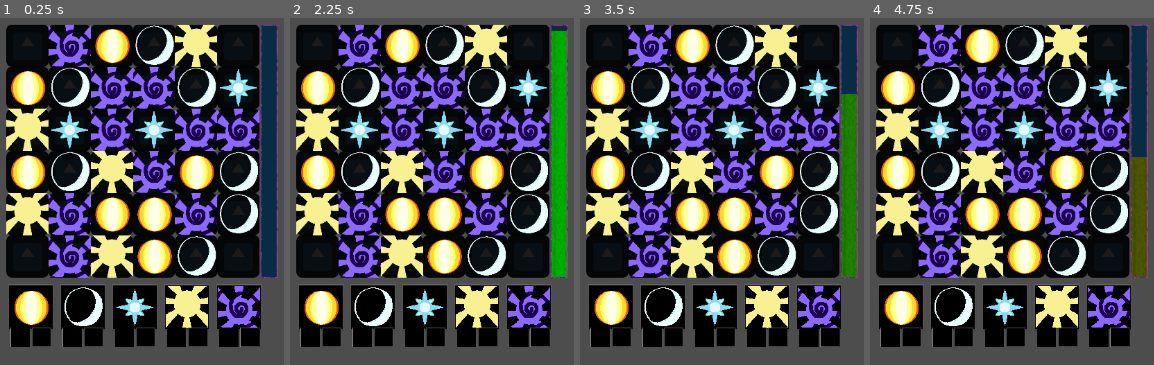
Above: before the commit, frames 1-4 (left to right).
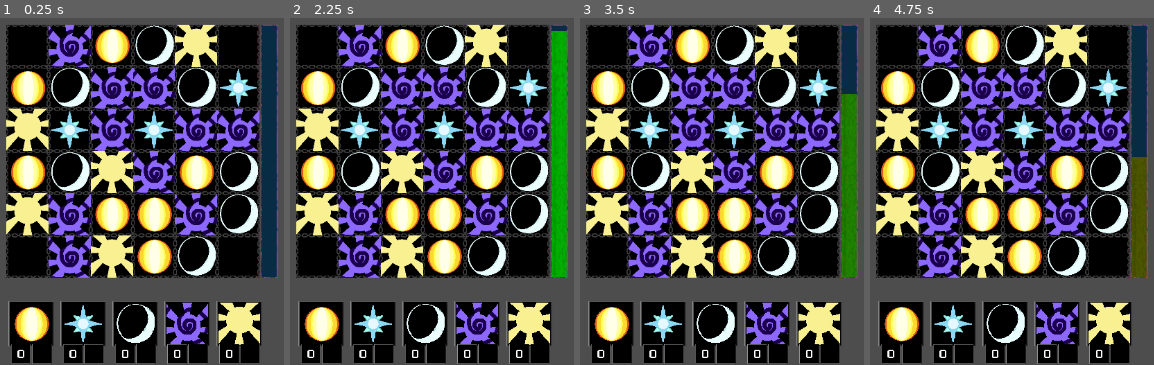
Above: after the commit, the same moments.

Repository: c0vvb0yy/match3
Game: Godot game, scene res://Entities/Game.tscn
The game is run twice, just before and just after one commit, with the same random seed, the same clock (stepped at 60 frames per second) and the same inputs. The engine's default icon, where the game draws it, is replaced by a stand-in: a white triangle on a blue panel in a dark square.
Inputs (mouse positions are in pixels of both pictures, inside the frame that each line leads up to):
- Up to frame 1 (0.25 s): no input
- Up to frame 2 (2.25 s): tap Enter at 0.5, 2 s; move the mouse to (outside the picture) at 0.52 s; click (outside the picture) at 0.6 s; tap Space at 1.25 s; move the mouse to (outside the picture) at 1.27 s; click (outside the picture) at 1.35 s; move the mouse to (511, 42) at 2.02 s; click (511, 42) at 2.1 s
- Up to frame 3 (3.5 s): tap Space at 2.75 s; move the mouse to (682, 229) at 2.77 s; click (682, 229) at 2.85 s
- Up to frame 4 (4.75 s): tap Enter at 3.5 s; move the mouse to (outside the picture) at 3.52 s; click (outside the picture) at 3.6 s; move the mouse to (outside the picture) at 4.27 s; click (outside the picture) at 4.35 s

The runs differ from the first frame. In frame 1, 19% of the frame differs, in the area x 2-92%, y 2-100%; in frame 2, 19%; in frame 3, 19%; in frame 4, 19%.

Commit message:
Pieces get collected in inventory

Diff:
--- a/godot4version/Entities/Game.tscn
+++ b/godot4version/Entities/Game.tscn
@@ -20,8 +20,8 @@
 
 [node name="Inventory" parent="." instance=ExtResource("2_tu2i6")]
 layout_mode = 0
-offset_left = 5.0
-offset_top = 790.0
-offset_right = 775.0
-offset_bottom = 928.0
+offset_left = 6.0
+offset_top = 840.0
+offset_right = 776.0
+offset_bottom = 978.0
 theme_override_constants/separation = 20
--- a/godot4version/Entities/Grid/grid.gd
+++ b/godot4version/Entities/Grid/grid.gd
@@ -163,7 +163,6 @@
 #ROUND timer
 func _on_timer_timeout():
 	round_timer.stop()
-	await get_tree().create_timer(0.2).timeout #<- coyote time
 	state = grid_states.wait
 	end_round()
 	pass # Replace with function body.
@@ -174,9 +173,10 @@
 			if current_match == null:
 				continue
 			combo += 1
-			var amount = current_match[3]
 			var x = current_match[0]
 			var y = current_match[1]
+			var amount = current_match[3]
+			var color = current_match[4]
 			var score_amount = amount * 11
 			score_amount += (score_amount/4) * combo
 			match current_match[2]:
@@ -187,13 +187,14 @@
 						#all_pieces[x][i].dim(0)
 							await all_pieces[x][i].clear()
 							all_pieces[x][i] = null
+							GameManager.emit_signal("collect_pieces", color)
 				1: #horizontal match
 					for i in range(x, x-amount, -1):
 						#all_pieces[i][y].dim(0)
 						if all_pieces[i][y] != null:
 							await all_pieces[i][y].clear()
 							all_pieces[i][y] = null
-			#TODO: score signal, 'collect' amount of same colored pieces in inventory
+							GameManager.emit_signal("collect_pieces", color)
 			current_match = null
 			await get_tree().create_timer(0.5).timeout
 	return true
--- a/godot4version/Entities/Grid/grid.tscn
+++ b/godot4version/Entities/Grid/grid.tscn
@@ -1,8 +1,8 @@
 [gd_scene load_steps=8 format=3 uid="uid://c4mojhf1p7wdp"]
 
 [ext_resource type="Script" path="res://Entities/Grid/grid.gd" id="1_0hbya"]
-[ext_resource type="Texture2D" uid="uid://cgjnidh4ivrtj" path="res://icon.svg" id="2_oinp2"]
 [ext_resource type="Script" path="res://Entities/Grid/GridBackground.gd" id="3_arrg1"]
+[ext_resource type="Texture2D" uid="uid://bthfu4k17xqh5" path="res://Assets/Sprites/Grid/grid_bg.png" id="3_jbqxn"]
 [ext_resource type="Texture2D" uid="uid://2aiboa3lu4er" path="res://Assets/Sprites/UI/TurnProgressBar/timer_bar_under.png" id="4_st4ie"]
 [ext_resource type="Texture2D" uid="uid://bk41od2euvw1u" path="res://Assets/Sprites/UI/TurnProgressBar/timer_bar_over.png" id="5_iv7r3"]
 [ext_resource type="Texture2D" uid="uid://tmx6hwoulv6p" path="res://Assets/Sprites/UI/TurnProgressBar/timer_bar_progress.png" id="6_vkkmx"]
@@ -24,9 +24,9 @@
 script = ExtResource("3_arrg1")
 
 [node name="Background" type="TextureRect" parent="Grid"]
-modulate = Color(0.105882, 0.105882, 0.105882, 1)
+modulate = Color(0.243137, 0.243137, 0.243137, 1)
 layout_mode = 2
-texture = ExtResource("2_oinp2")
+texture = ExtResource("3_jbqxn")
 expand_mode = 2
 stretch_mode = 1
 
--- a/godot4version/Entities/Pieces/Piece.gd
+++ b/godot4version/Entities/Pieces/Piece.gd
@@ -1,6 +1,5 @@
 extends Node2D
 
-#enum COLOR {Flesh, Machine, Divine, Void, Life}
 
 @export
 var color : Util.COLOR
--- a/godot4version/Entities/UI/Inventory.gd
+++ b/godot4version/Entities/UI/Inventory.gd
@@ -1,13 +1,29 @@
-extends HBoxContainer
+extends BoxContainer
 
 @onready
-var container = $".."
-@onready
-var slot = $Flesh
+var labels = [
+	$Flesh/Counter/Label,
+	$Machine/Counter/Label,
+	$Divine/Counter/Label,
+	$Void/Counter/Label,
+	$Life/Counter/Label
+]
 
-func calc_separation():
-	var max_width = container.bg.get_size().x
-	var unit_width = slot.get_size().x * 5
-	var separation = (max_width-unit_width)/4
-	print(separation)
-	add_theme_constant_override("separation", abs(separation))
+var current_amounts = [0,0,0,0,0]
+var target_amounts = [0,0,0,0,0]
+
+func _ready():
+	GameManager.collect_pieces.connect(set_piece_amount)
+
+func _process(delta):
+	for i in range(target_amounts.size()):
+		if current_amounts[i] == target_amounts[i]:
+			continue
+		current_amounts[i] = lerp(float(current_amounts[i]), float(target_amounts[i]), delta * 5);
+		labels[i].text = str(round(current_amounts[i]));
+
+func get_piece_amount(color):
+	return target_amounts[color]
+
+func set_piece_amount(color, amount):
+	target_amounts[color] += amount
--- a/godot4version/Entities/UI/Inventory.tscn
+++ b/godot4version/Entities/UI/Inventory.tscn
@@ -13,14 +13,14 @@
 [node name="Flesh" parent="." instance=ExtResource("2_t7ra4")]
 layout_mode = 2
 
+[node name="Divine" parent="." instance=ExtResource("1_afnu5")]
+layout_mode = 2
+
 [node name="Machine" parent="." instance=ExtResource("4_p34lr")]
 layout_mode = 2
 
-[node name="Divine" parent="." instance=ExtResource("1_afnu5")]
+[node name="Void" parent="." instance=ExtResource("5_5mlp7")]
 layout_mode = 2
 
 [node name="Life" parent="." instance=ExtResource("3_nrulo")]
 layout_mode = 2
-
-[node name="Void" parent="." instance=ExtResource("5_5mlp7")]
-layout_mode = 2
--- /dev/null
+++ b/godot4version/Entities/UI/InventorySlot.gd
@@ -0,0 +1,31 @@
+extends Control
+
+var current_amount = 0
+var target_amount = 0
+
+@export
+var own_color : Util.COLOR
+
+@onready
+var label = $Counter/Label
+@onready
+var heal_button = $Heal
+func _ready():
+	GameManager.collect_pieces.connect(set_piece_amount)
+
+func _process(delta):
+	if current_amount != target_amount:
+		current_amount = lerp(float(current_amount), float(target_amount), delta * 5)
+		label.text = str(round(current_amount))
+	if current_amount > 9:
+		heal_button.disabled = false
+	else:
+		heal_button.disabled = true
+
+func get_piece_amount(color):
+	if color == own_color:
+		return target_amount
+
+func set_piece_amount(color):
+	if color == own_color:
+		target_amount += 1
--- a/godot4version/Entities/UI/Inventory_BaseSlot.tscn
+++ b/godot4version/Entities/UI/Inventory_BaseSlot.tscn
@@ -1,7 +1,8 @@
-[gd_scene load_steps=7 format=3 uid="uid://bhgkb1hkop1w3"]
+[gd_scene load_steps=8 format=3 uid="uid://bhgkb1hkop1w3"]
 
 [ext_resource type="Texture2D" uid="uid://ckfveuxjk2ss1" path="res://Assets/Sprites/UI/Inventory/bottom_slot.png" id="1_uw6i7"]
 [ext_resource type="FontFile" uid="uid://kveprp0xebav" path="res://Assets/Fonts/Kenney Future Narrow.ttf" id="2_qaipe"]
+[ext_resource type="Script" path="res://Entities/UI/InventorySlot.gd" id="2_utu5r"]
 [ext_resource type="Texture2D" uid="uid://dn4f820abqwmp" path="res://Assets/Sprites/UI/Inventory/small_slot_heal.png" id="3_1p3f3"]
 [ext_resource type="Texture2D" uid="uid://creakieydro0v" path="res://Assets/Sprites/UI/Inventory/small_slot.png" id="4_wep42"]
 
@@ -17,6 +18,7 @@
 offset_right = 138.0
 offset_bottom = 138.0
 texture = ExtResource("1_uw6i7")
+script = ExtResource("2_utu5r")
 
 [node name="Piece" type="TextureRect" parent="."]
 layout_mode = 1
@@ -36,7 +38,7 @@
 offset_top = 130.0
 offset_right = 68.0
 offset_bottom = 190.0
-texture = ExtResource("1_uw6i7")
+texture = ExtResource("4_wep42")
 expand_mode = 1
 
 [node name="Label" type="Label" parent="Counter"]
@@ -47,6 +49,7 @@
 offset_bottom = 53.0
 theme = SubResource("Theme_slbt0")
 theme_override_font_sizes/font_size = 60
+text = "0"
 label_settings = SubResource("LabelSettings_aan3x")
 horizontal_alignment = 1
 vertical_alignment = 1
@@ -59,18 +62,5 @@
 offset_top = 130.0
 offset_right = 132.0
 offset_bottom = 190.0
-disabled = true
 texture_normal = ExtResource("3_1p3f3")
 texture_disabled = ExtResource("4_wep42")
-
-[node name="Label" type="Label" parent="Heal"]
-layout_mode = 0
-offset_left = 5.0
-offset_top = 8.0
-offset_right = 63.0
-offset_bottom = 53.0
-theme = SubResource("Theme_slbt0")
-theme_override_font_sizes/font_size = 60
-label_settings = SubResource("LabelSettings_aan3x")
-horizontal_alignment = 1
-vertical_alignment = 1
--- a/godot4version/Entities/UI/Inventory_Divine.tscn
+++ b/godot4version/Entities/UI/Inventory_Divine.tscn
@@ -3,7 +3,8 @@
 [ext_resource type="PackedScene" uid="uid://bhgkb1hkop1w3" path="res://Entities/UI/Inventory_BaseSlot.tscn" id="1_8j7r7"]
 [ext_resource type="Texture2D" uid="uid://clj0rkf2p1jid" path="res://Assets/Sprites/Pieces/piece_star.png" id="2_xcwyp"]
 
-[node name="Inventory" instance=ExtResource("1_8j7r7")]
+[node name="Divine" instance=ExtResource("1_8j7r7")]
+own_color = 2
 
 [node name="Piece" parent="." index="0"]
 texture = ExtResource("2_xcwyp")
--- a/godot4version/Entities/UI/Inventory_Flesh.tscn
+++ b/godot4version/Entities/UI/Inventory_Flesh.tscn
@@ -1,9 +1,19 @@
 [gd_scene load_steps=3 format=3 uid="uid://cdmdt3wdfksoo"]
 
-[ext_resource type="PackedScene" uid="uid://bhgkb1hkop1w3" path="res://Entities/UI/Inventory_BaseSlot.tscn" id="1_jbfck"]
+[ext_resource type="PackedScene" uid="uid://bhgkb1hkop1w3" path="res://Entities/UI/Inventory_BaseSlot.tscn" id="1_3fdqv"]
 [ext_resource type="Texture2D" uid="uid://bi05ul5idsvbh" path="res://Assets/Sprites/Pieces/piece_sun.png" id="2_ra7sc"]
 
-[node name="Inventory" instance=ExtResource("1_jbfck")]
+[node name="Flesh" instance=ExtResource("1_3fdqv")]
 
-[node name="Piece" parent="TextureRect" index="0"]
+[node name="TextureRect#Piece" type="TextureRect" parent="." index="0"]
+layout_mode = 1
+anchors_preset = 15
+anchor_right = 1.0
+anchor_bottom = 1.0
+offset_left = 5.0
+offset_top = 5.0
+offset_right = -5.0
+offset_bottom = -5.0
+grow_horizontal = 2
+grow_vertical = 2
 texture = ExtResource("2_ra7sc")
--- a/godot4version/Entities/UI/Inventory_Life.tscn
+++ b/godot4version/Entities/UI/Inventory_Life.tscn
@@ -3,7 +3,18 @@
 [ext_resource type="PackedScene" uid="uid://bhgkb1hkop1w3" path="res://Entities/UI/Inventory_BaseSlot.tscn" id="1_evbc8"]
 [ext_resource type="Texture2D" uid="uid://kfi8ygkp6n5w" path="res://Assets/Sprites/Pieces/piece_order.png" id="2_y8n5j"]
 
-[node name="Inventory" instance=ExtResource("1_evbc8")]
+[node name="Life" instance=ExtResource("1_evbc8")]
+own_color = 4
 
-[node name="Piece" parent="TextureRect" index="0"]
+[node name="TextureRect#Piece" type="TextureRect" parent="." index="0"]
+layout_mode = 1
+anchors_preset = 15
+anchor_right = 1.0
+anchor_bottom = 1.0
+offset_left = 5.0
+offset_top = 5.0
+offset_right = -5.0
+offset_bottom = -5.0
+grow_horizontal = 2
+grow_vertical = 2
 texture = ExtResource("2_y8n5j")
--- a/godot4version/Entities/UI/Inventory_Machine.tscn
+++ b/godot4version/Entities/UI/Inventory_Machine.tscn
@@ -3,7 +3,18 @@
 [ext_resource type="PackedScene" uid="uid://bhgkb1hkop1w3" path="res://Entities/UI/Inventory_BaseSlot.tscn" id="1_3krh2"]
 [ext_resource type="Texture2D" uid="uid://drqc6kl4620eh" path="res://Assets/Sprites/Pieces/piece_moon.png" id="2_f3ma8"]
 
-[node name="Inventory" instance=ExtResource("1_3krh2")]
+[node name="Machine" instance=ExtResource("1_3krh2")]
+own_color = 1
 
-[node name="Piece" parent="TextureRect" index="0"]
+[node name="TextureRect#Piece" type="TextureRect" parent="." index="0"]
+layout_mode = 1
+anchors_preset = 15
+anchor_right = 1.0
+anchor_bottom = 1.0
+offset_left = 5.0
+offset_top = 5.0
+offset_right = -5.0
+offset_bottom = -5.0
+grow_horizontal = 2
+grow_vertical = 2
 texture = ExtResource("2_f3ma8")
--- a/godot4version/Entities/UI/Inventory_Void.tscn
+++ b/godot4version/Entities/UI/Inventory_Void.tscn
@@ -3,7 +3,18 @@
 [ext_resource type="PackedScene" uid="uid://bhgkb1hkop1w3" path="res://Entities/UI/Inventory_BaseSlot.tscn" id="1_xibet"]
 [ext_resource type="Texture2D" uid="uid://blwfognn2hwa4" path="res://Assets/Sprites/Pieces/piece_chaos.png" id="2_dmo0s"]
 
-[node name="Inventory" instance=ExtResource("1_xibet")]
+[node name="Void" instance=ExtResource("1_xibet")]
+own_color = 3
 
-[node name="Piece" parent="TextureRect" index="0"]
+[node name="TextureRect#Piece" type="TextureRect" parent="." index="0"]
+layout_mode = 1
+anchors_preset = 15
+anchor_right = 1.0
+anchor_bottom = 1.0
+offset_left = 5.0
+offset_top = 5.0
+offset_right = -5.0
+offset_bottom = -5.0
+grow_horizontal = 2
+grow_vertical = 2
 texture = ExtResource("2_dmo0s")
--- a/godot4version/Scripts/Autoloads/GameManager.gd
+++ b/godot4version/Scripts/Autoloads/GameManager.gd
@@ -2,3 +2,5 @@
 
 @onready
 var grid = $"/root/Game/Grid"
+
+signal collect_pieces
--- a/godot4version/Scripts/Util.gd
+++ b/godot4version/Scripts/Util.gd
@@ -1,6 +1,6 @@
 class_name Util
 
-enum COLOR {Flesh , Machine , Divine , Void , Life }
+enum COLOR {Flesh , Machine , Divine , Void , Life}
 
 static func make_2d_array(width : int, height: int) -> Array:
 	var array = []
Binary file added: godot4version/Assets/Sprites/Grid/grid_bg.png
Not shown, added: godot4version/Assets/Sprites/Grid/grid_bg.png.import
Binary file changed: godot4version/Assets/Sprites/UI/Inventory/small_slot_heal.png
Not shown, added: godot4version/Assets/Sprites/Grid/grid_bg.png.kra
Not shown, changed: godot4version/Assets/Sprites/UI/Inventory/small_slot_heal.png.kra
Not shown, changed: godot4version/Assets/Sprites/UI/Inventory/small_slot_heal.png~
